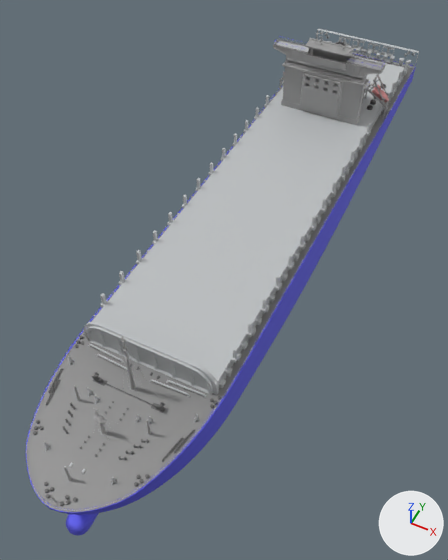
The FBX model Assets/FBX Files/Cargo_shipfix.fbx, before and after one commit.
Rendered twice from a 50 mm lens placed at (66.0, -154.0, 179.0), pointed at (-1.0, -21.0, 13.0). The lights are fixed; the arrows at lower right show +X, +Y and +Z. Vertices at the same position are counted once.

Before the edit, the objects in view are built like this:
```python
ob_ship_cockpit_roof = bpy.data.objects.new('Ship_cockpit_roof', me_mesh_005)
ob_ship_cockpit_roof.location = (0.0, 0.0, 0.0)
ob_ship_deck = bpy.data.objects.new('Ship_deck', me_mesh_015)
ob_ship_deck.location = (0.0, 0.0, 0.0)
ob_ship_fore_accs = bpy.data.objects.new('Ship_fore_accs', me_mesh_018)
ob_ship_fore_accs.location = (0.0, 0.0, 0.0)
ob_ship_fore_wall = bpy.data.objects.new('Ship_fore_wall', me_mesh_016)
ob_ship_fore_wall.location = (0.0, 0.0, 0.0)
ob_ship_hull = bpy.data.objects.new('Ship_hull', me_mesh_001)
ob_ship_hull.location = (0.0, 0.0, 0.0)
ob_ship_side_thingies = bpy.data.objects.new('Ship_side_thingies', me_mesh_025)
ob_ship_side_thingies.location = (0.0, 0.0, 0.0)
ob_ship_wheelhouse = bpy.data.objects.new('Ship_wheelhouse', me_mesh_002)
ob_ship_wheelhouse.location = (0.0, 0.0, 0.0)
# me_mesh_002
# before: 676 (-7.3, 64.7, 57.4) at pixel (307, 52), 677 (-7.3, 63.4, 57.4) at pixel (306, 54), 678 (8.5, 63.4, 57.4) at pixel (344, 63), 679 (8.5, 64.7, 57.4) at pixel (345, 62), 688 (9.1, 69.0, 57.4) at pixel (351, 57)
# before: 689 (-8.0, 69.1, 57.4) at pixel (309, 47)
# also in view: 'Ship_railings' at (1.0, 5.0, 43.0)
```
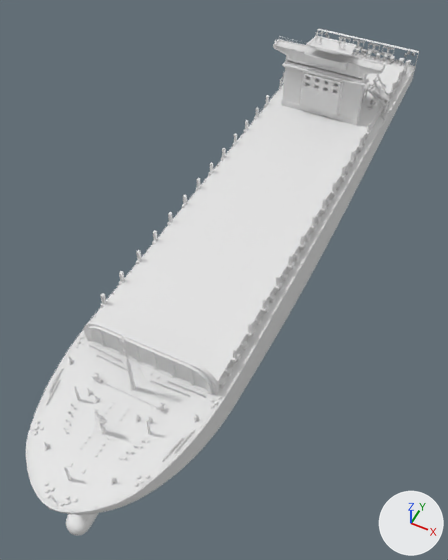
The newer file is also turned or shifted as a whole; pictures and numbers use the older file's frame.

Diff of the bpy script that builds the scene:
```diff
--- a/Assets/FBX Files/Cargo_shipfix.fbx.py
+++ b/Assets/FBX Files/Cargo_shipfix.fbx.py
@@ me_mesh_016 @@
 me_mesh_016.from_pydata(...)  # 282 vertices, 450 faces; spans x -22.0..22.6, y -73.0..-71.1, z 27.2..37.4
 # used by ob_ship_fore_wall; location = (0.0, 0.0, 0.0)
-me_mesh_016.materials.append(mat_archmodels55_37_wheelhouse)  # grey #bebebe
+# me_mesh_016 part 10: all 422 faces that had it switch from mat_archmodels55_37_sidethingies (light grey #bec2c4) to no material
@@ me_mesh_015 @@
 me_mesh_015.from_pydata(...)  # 24 vertices, 44 faces; spans x -21.0..22.0, y -72.0..117.0, z 28.0..32.0
-me_mesh_015.materials.append(mat_archmodels55_37_sidethingies)  # light grey #bec2c4
@@ me_mesh_005 @@
 # used by ob_ship_cockpit_roof; location = (0.0, 0.0, 0.0)
-me_mesh_005.from_pydata(...)  # 30 vertices, 52 faces; spans x -8.5..9.7, y 62.9..69.6, z 60.6..61.1
-me_mesh_005.materials.append(mat_archmodels55_37_wheelhouse)  # grey #bebebe
+me_mesh_005.from_pydata(...)  # 78 vertices, 98 faces; spans x -7.7..10.4, y 62.1..71.7, z 60.9..61.4
+# me_mesh_005 part 9: 30 vertices removed from x -8.5..9.7, y 62.9..69.6, z 60.6..61.1; 78 vertices added at x -7.7..10.4, y 62.1..71.7, z 60.9..61.4
@@ me_mesh_001 @@
 me_mesh_001.from_pydata(...)  # 5434 vertices, 10864 faces; spans x -24.0..26.0, y -119.0..129.0, z 0.0..28.0
 # used by ob_ship_hull; location = (0.0, 0.0, 0.0)
+# me_mesh_001 part 11: all 9880 faces that had it switch from mat_archmodels55_37_shiphull (blue #7272e7) to no material
+# me_mesh_001 part 12: all 984 faces that had it switch from mat_archmodels55_37_grey_001 (grey #9d9d9d) to no material
@@ me_mesh_018 @@
 me_mesh_018.from_pydata(...)  # 15099 vertices, 28620 faces; spans x -23.4..24.2, y -118.6..-72.3, z 27.1..52.4
 # used by ob_ship_fore_accs; location = (0.0, 0.0, 0.0)
-me_mesh_018.materials.append(mat_archmodels55_37_shiphull)  # blue #7272e7
-me_mesh_018.materials.append(mat_archmodels55_37_frontmess)  # grey #bbbbbb
+# me_mesh_018 part 5: all 15350 faces that had it switch from mat_archmodels55_37_glass_black (grey #7d7d7d) to no material
+# me_mesh_018 part 6: all 2298 faces that had it switch from mat_archmodels55_37_sidethingies (light grey #bec2c4) to no material
+# me_mesh_018 part 7: all 5856 faces that had it switch from mat_archmodels55_37_white (grey #b9b9b9) to no material
+# me_mesh_018 part 8: all 3388 faces that had it switch from mat_archmodels55_37_wheelhouse (grey #bebebe) to no material
@@ me_mesh_002 @@
 # used by ob_ship_wheelhouse; location = (0.0, 0.0, 0.0)
 # verts and faces of me_mesh_002; kept vertices keep their numbers, new ones are numbered from 784
-me_mesh_002.from_pydata(...)  # 784 vertices, 1478 faces; spans x -21.5..22.7, y 62.8..86.0, z 32.1..57.6
+me_mesh_002.from_pydata(...)  # 784 vertices, 1479 faces; spans x -21.5..22.7, y 62.8..86.0, z 32.1..57.6
+# me_mesh_002 part 1
+faces += [(676, 677, 678, 679, 688, 689)]
+# me_mesh_002 part 2: 34 faces spanning x -20.9..6.5, y 64.7..86.0, z 32.1..57.4 switch from mat_archmodels55_37_sidethingies (light grey #bec2c4) to no material
+# me_mesh_002 part 3: 1416 faces spanning x -21.5..22.7, y 62.8..86.0, z 32.1..57.6 switch from mat_archmodels55_37_wheelhouse (grey #bebebe) to no material
+# me_mesh_002 part 4: 28 faces spanning x -21.5..17.0, y 62.8..69.7, z 57.6 switch from mat_archmodels55_37_ship_pipes (grey #7a7a7a) to no material
```

Location of each change, (x1, y1, x2, y2) in pixels of the pictures (448 x 560 px):
'Ship_deck', recoloured (grey to white)
    both: (92, 56, 404, 386)
'Ship_cockpit_roof', reshaped (10% taller)
    before: (305, 38, 354, 57)
    after: (306, 35, 356, 56)
part 1 of me_mesh_002, added
    after: (307, 48, 351, 63)
part 2 of me_mesh_002, recoloured
    both: (276, 41, 309, 52)
part 3 of me_mesh_002, recoloured
    both: (273, 40, 386, 125)
part 4 of me_mesh_002, recoloured
    both: (273, 39, 367, 67)
part 5 of me_mesh_018, recoloured (grey to white)
    both: (33, 335, 221, 506)
part 6 of me_mesh_018, recoloured (grey to white)
    both: (44, 344, 206, 485)
part 7 of me_mesh_018, recoloured
    both: (119, 339, 145, 391)
part 8 of me_mesh_018, recoloured
    both: (50, 386, 151, 502)
part 10 of me_mesh_016, recoloured
    both: (84, 321, 219, 395)
part 11 of me_mesh_001, recoloured (blue to grey)
    both: (26, 55, 416, 536)
part 12 of me_mesh_001, recoloured (grey to white)
    both: (26, 54, 415, 512)
